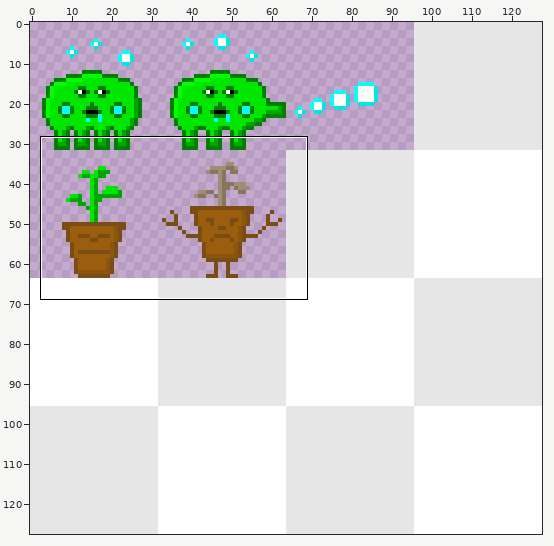
Sprite sheet, stored at resources/textures/entity/enemies.png. The picture above shows the old version from afar; the outline marks the close-up.
Close-up. Before the edit:
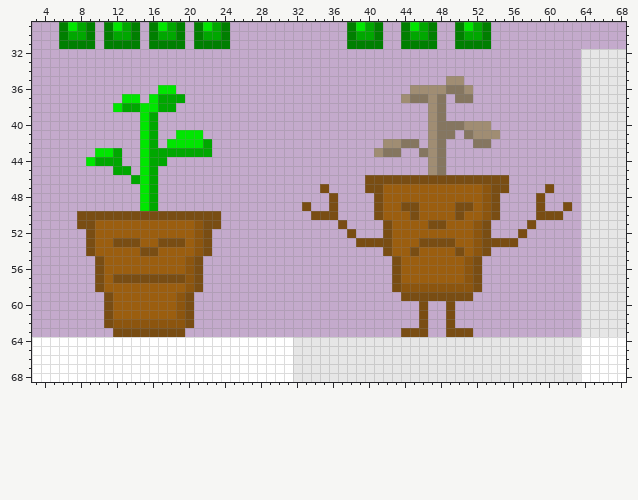
The file is 128x128 pixels. Colours within 5 levels of each other are drawn and written as one. Shown: x 3..68, y 29..68.
After the commit:
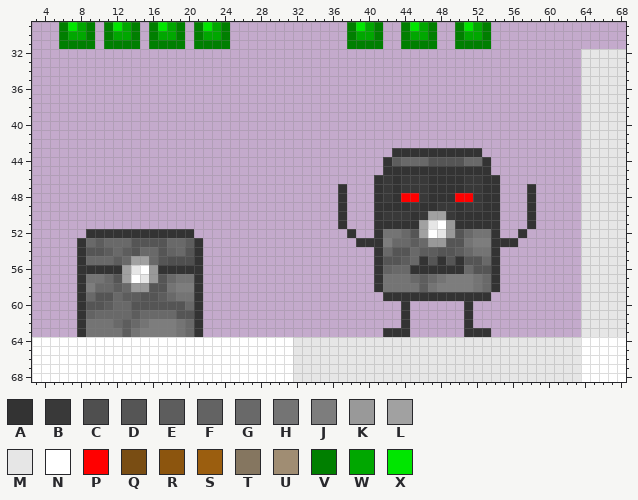
Palette (. is transparent): A #333333  B #393939  C #4f4f4f  D #555555  E #5d5d5d  F #636363  G #696969  H #747474  J #7d7d7d  K #999999  L #a1a1a1  M #e6e6e6  N #ffffff  P #ff0000  Q #794d13  R #8c550e  S #9b5e0f  T #857660  U #a08d73  V #007f00  W #00a700  X #00e600
From the commit log: Change Potster Texture - Changed the Potster texture to look like a stone chest (mimic).
Changes in this commit:
y 35: x 49..50 UU -> ..
y 36: x 17..18 XX -> ..; x 45..51 UUUUTTU -> .......
y 37: x 13..14 XX -> ..; x 16..19 XWWW -> ....; x 44..48 UTTUT -> .....; x 50..51 TT -> ..
y 38: x 12..18 XWWXXWW -> .......; x 47..48 UT -> ..
y 39: x 15..16 XW -> ..; x 47..48 UT -> ..
y 40: x 15..16 XW -> ..; x 47..53 UTTTUUU -> .......
y 41: x 15..16 XW -> ..; x 19..21 XXX -> ...; x 47..49 UTT -> ...; x 51..54 TUUU -> ....
y 42: x 15..16 XW -> ..; x 18..22 XXXXW -> .....; x 42..45 UUTT -> ....; x 47..48 UT -> ..; x 52..53 TT -> ..
y 43: x 10..12 XXW -> ...; x 15..22 XWWWWWWW -> ........; x 41..52 UTT..TUT.... -> ..AAAAAAAAAA
y 44: x 9..12 XWWW -> ....; x 15..17 XWW -> ...; x 42..53 .....UT..... -> AEGGGDDDDGGA
y 45: x 12..13 WW -> ..; x 15..16 XW -> ..; x 42..53 .....UT..... -> AAAAAAAAAAAA
y 46: x 14..16 WXW -> ...; x 40..55 QQQQQQQQQQQQQQQQ -> .ABABBBAAAABBAA.
y 47: x 15..16 XW -> ..; x 35 Q -> .; x 37 . -> A; x 40..55 QQSSSSSSSSSSSRQQ -> .ABABBBAAAABBAA.; x 58 . -> A; x 60 Q -> .
y 48: x 15..16 XW -> ..; x 36..37 Q. -> .A; x 41..54 QSSSSSSSSSSSRQ -> ABAPPBAAAPPBAA; x 58..59 .Q -> A.
y 49: x 15..16 XW -> ..; x 33 Q -> .; x 36..37 Q. -> .A; x 41..54 QSSQQSSSSQQSRQ -> AAAABAABBABBAA; x 58..59 .Q -> A.; x 62 Q -> .
y 50: x 8..23 QQQQQQQQQQQQQQQQ -> ................; x 34..37 QQQ. -> ...A; x 41..54 QSSSQSSSSQSSRQ -> ABBBABLLBAAAAA; x 58..61 .QQQ -> A...
y 51: x 8..23 QQSSSSSSSSSSSRQQ -> ................; x 37 Q -> A; x 41..54 .QSSSSQQSSSRQ. -> AAAAALMNKAAAAA; x 58 Q -> A
y 52: x 9..22 QSSSSSSSSSSSRQ -> AAAAAAAAAAAA..; x 38 Q -> A; x 41..54 .QSSSSSSSSSRQ. -> AHHGDLNMKDGHHA; x 57 Q -> A
y 53: x 8..22 .QSSQQQSSQQQSRQ -> AGEGGGDDDDGGEA.; x 39..56 QQQQSSSQQQQSSRQQQQ -> AAAJGGEGKKDDHJJAAA
y 54: x 8..22 .QSSSSSQQSSSSRQ -> ADDEGEDGGDFGDA.; x 41..54 .QSSQSSSSQSRQ. -> AGDDGEEDDEGHHA
y 55: x 8..21 ..QSSSSSSSSSRQ -> AGGGEGLLGDCCCA; x 41..54 ..QSSSSSSSRQ.. -> ADDEGADADADDGA
y 56: x 8..21 ..QSSSSSSSSSRQ -> AAAAALMNKAAAAA; x 41..54 ..QSSSSSSSRQ.. -> AFGGAAAAAAGDDA
y 57: x 8..21 ..QSQQQQQQQQRQ -> AHHGDLNMKDGHHA; x 41..54 ..QSSSSSSSRQ.. -> AHHHGEGHJJJHGA
y 58: x 8..21 ..QSSSSSSSSSRQ -> AJGGEGKKDDHJJA; x 41..54 ..QRRRRRRRRQ.. -> AHHHHEHJJJJHGA
y 59: x 8..21 ...QSSSSSSSRQ. -> AGDDGEEDDEGHHA; x 42..53 ..QQQQQQQQ.. -> AAAAAAAAAAAA
y 60: x 8..21 ...QSSSSSSSRQ. -> ADDEGGDDDDDDGA; x 44 . -> A; x 46 Q -> .; x 49 Q -> .; x 51 . -> A
y 61: x 8..21 ...QSSSSSSSRQ. -> AFGGGGEGGGGDDA; x 44 . -> A; x 46 Q -> .; x 49 Q -> .; x 51 . -> A
y 62: x 8..21 ...QRRRRRRRRQ. -> AHHHGEGHJJJHGA; x 44 . -> A; x 46 Q -> .; x 49 Q -> .; x 51 . -> A
y 63: x 8..21 ....QQQQQQQQ.. -> AHHHHEHJJJJHGA; x 42..46 ..QQQ -> AAA..; x 49..53 QQQ.. -> ..AAA
Pixel boxes of the changes (left, top, right, bottom) in both close-ups:
changed: (302, 76, 572, 337)
changed: (77, 85, 221, 337)
